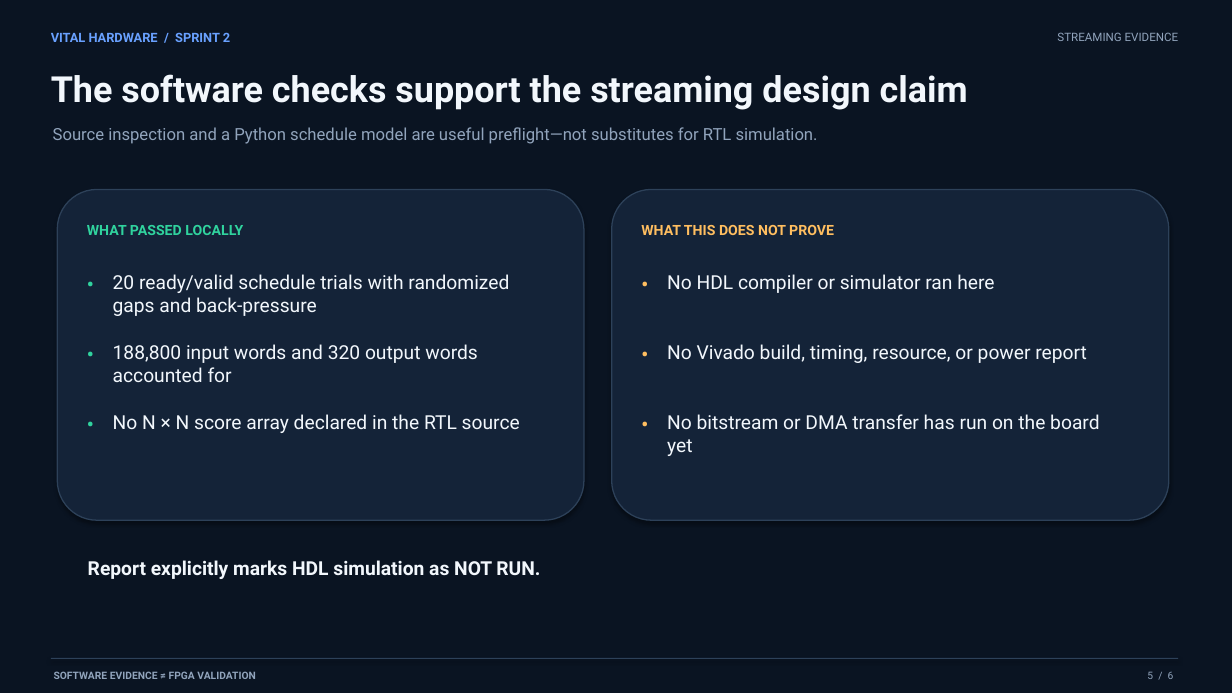
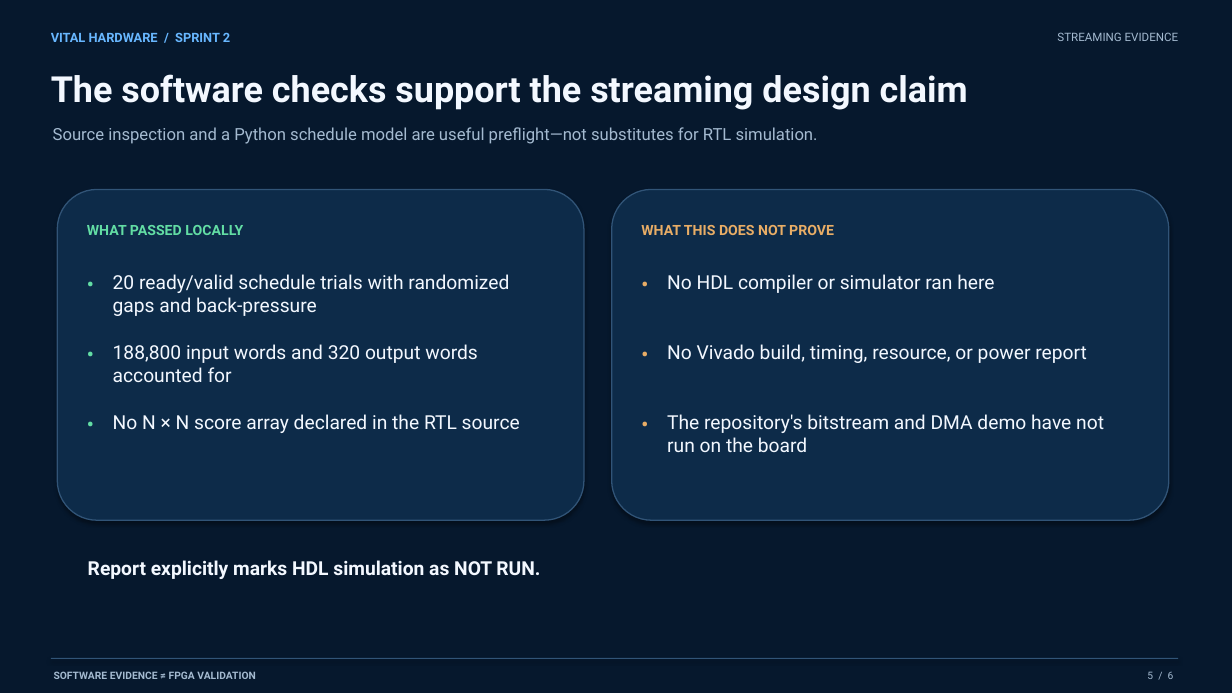
Before and after one commit to DomMurphy-git/ViTAl-Hardware, a slide deck: slide 5 of docs/presentations/Sprint2_Progress.pptx. Drawn at 1232x693 pixels with LibreOffice and Linux fonts; fonts in the diff are those of the drawing. Boxes give left, top, right and bottom in pixels: in the first picture for what was removed or moved away, otherwise in the second. Text is boxed around its words. In the diff, an @@ line names an element or a change of style, - is before the commit and + after.

```diff
--- a/docs/presentations/Sprint2_Progress.pptx
+++ b/docs/presentations/Sprint2_Progress.pptx
@@ background #0A1422 to #06182D @@
@@ text "VITAL HARDWARE / SPRINT 2" at (x1=51, y1=32, x2=230, y2=42): text colour #69A1FF to #68B7FF @@
@@ rounded rectangle at (x1=57, y1=189, x2=584, y2=520): fill #142338 to #0D2B49; outline #2D4159 1 pt to #315477 1 pt @@
@@ rounded rectangle at (x1=612, y1=189, x2=1169, y2=520): fill #142338 to #0D2B49; outline #2D4159 1 pt to #315477 1 pt @@
@@ text colour #F2F7FC to #F3F8FF in 5 elements at (x1=113, y1=274, x2=509, y2=316), (x1=113, y1=344, x2=478, y2=382), (x1=113, y1=414, x2=520, y2=433), (x1=667, y1=274, x2=994, y2=293), (x1=667, y1=344, x2=1087, y2=363) @@
@@ text colour #30D39E to #62DDA4 in 4 elements at (x1=87, y1=225, x2=243, y2=235), (x1=87, y1=270, x2=107, y2=298), (x1=87, y1=340, x2=107, y2=368), (x1=87, y1=410, x2=107, y2=438) @@
@@ text colour #FFBE60 to #E8AD66 in 4 elements at (x1=641, y1=225, x2=834, y2=235), (x1=641, y1=270, x2=662, y2=298), (x1=641, y1=340, x2=662, y2=368), (x1=641, y1=410, x2=662, y2=438) @@
@@ text at (x1=667, y1=414, x2=1104, y2=452): text changed; text colour #F2F7FC to #F3F8FF @@
-No bitstream or DMA transfer has run on the board yet
+The repository's bitstream and DMA demo have not run on the board
@@ rectangle at (x1=51, y1=658, x2=1178, y2=659): fill #2D4159 to #315477 @@
@@ text colour #91A4BC to #A4BAD0 in 4 elements at (x1=1057, y1=32, x2=1179, y2=41), (x1=53, y1=127, x2=818, y2=144), (x1=54, y1=671, x2=256, y2=679), (x1=1147, y1=671, x2=1174, y2=679) @@
```
Also in this commit, not shown: 5 other slides changed, 4 other files.
